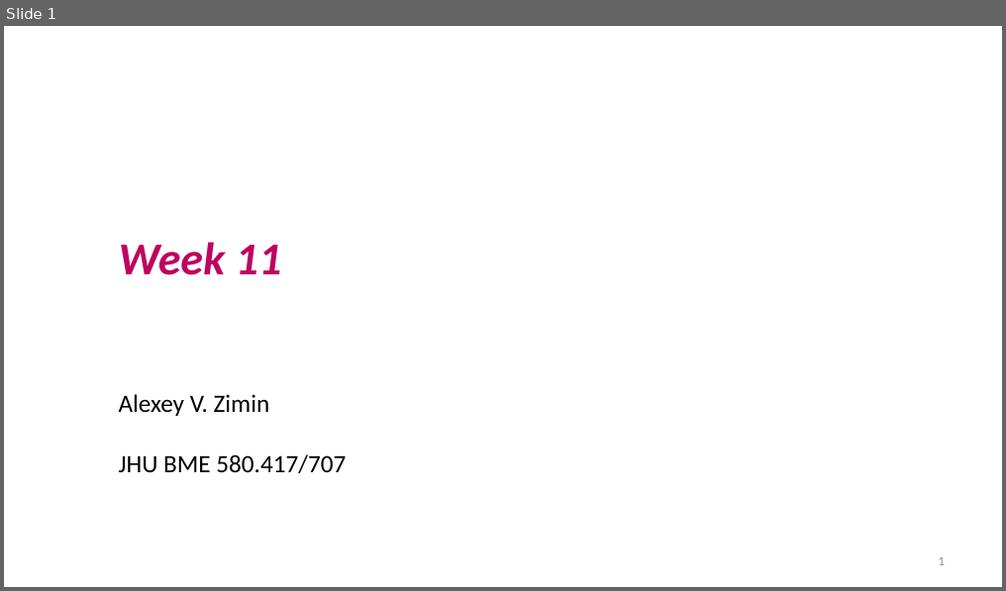
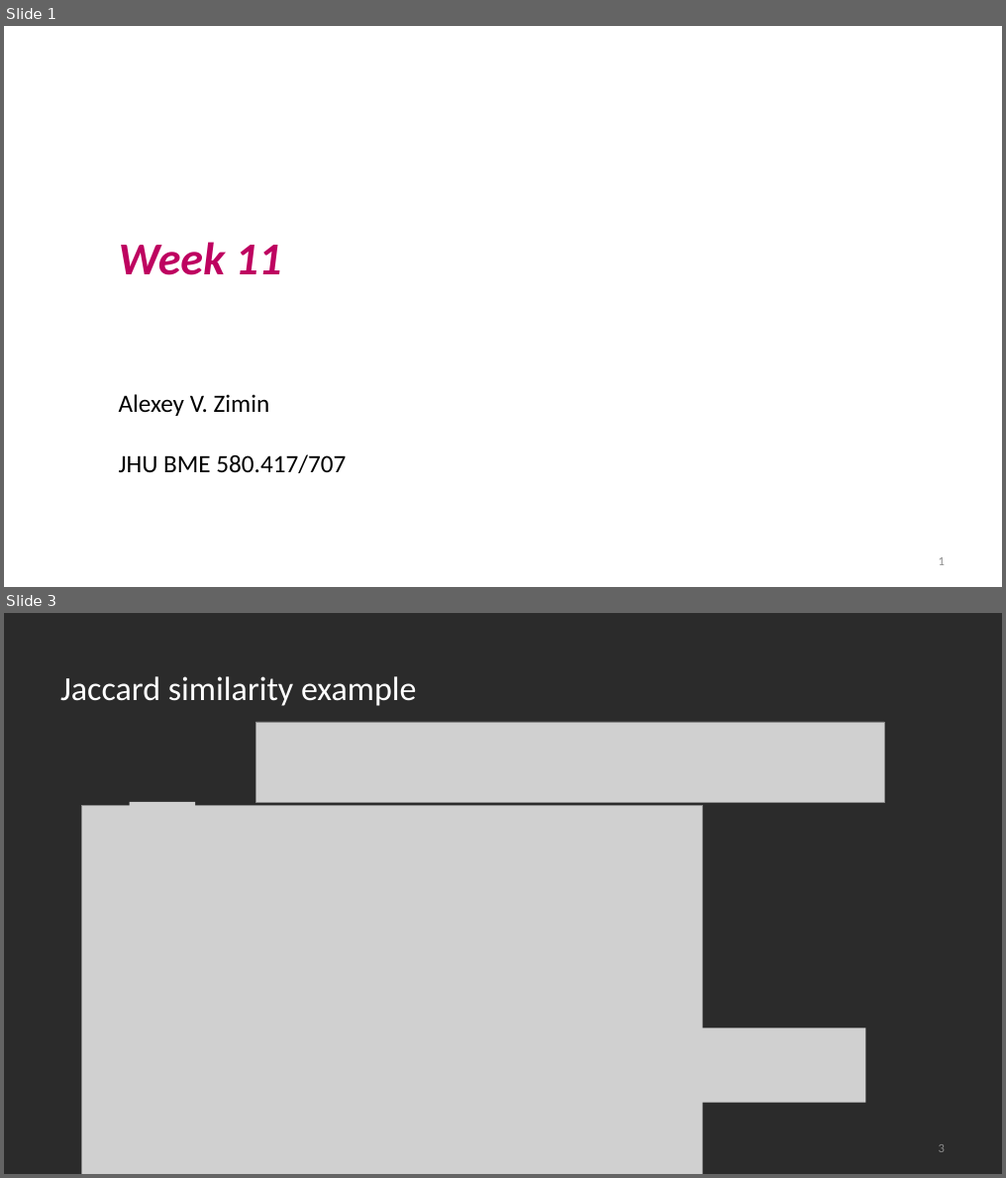
Before and after one commit to alekseyzimin/BME-Algorithms-for-Analysis-of-Genomic-Data, a slide deck: Lectures/Week 11 -- Positional Weights Markov Chain WAM HMM Viterbi.pptx. Shown one above the other, each under a label of ours: slide 1 before the commit, slides 1 and 3 after it; the slides between them are not shown. The pictures are 1006x591 and 1006x1178 pixels, drawn with LibreOffice and Linux fonts; fonts in the diff are those of the drawing; grey boxes stand for pictures; background and template pictures are left out; a plain dark background stands for a picture behind light text. Boxes give left, top, right and bottom in pixels: in the first picture for what was removed or moved away, otherwise in the second. Text is boxed around its words. In the diff, an @@ line names an element or a change of style, - is before the commit and + after.

```diff
--- a/Lectures/Week 11 -- Positional Weights Markov Chain WAM HMM Viterbi.pptx
+++ b/Lectures/Week 11 -- Positional Weights Markov Chain WAM HMM Viterbi.pptx
@@ slide 3 added at bbox=[4, 613, 1002, 1174], background picture (left out) @@
@@ title added at bbox=[60, 676, 417, 706], 32.4 pt, text #FFFFFF @@
+Jaccard similarity example
@@ picture added at bbox=[256, 722, 885, 802] @@
@@ picture added at bbox=[82, 806, 703, 1174] @@
@@ picture added at bbox=[129, 802, 195, 845] @@
@@ picture added at bbox=[210, 854, 330, 935] @@
@@ picture added at bbox=[124, 979, 190, 1022] @@
@@ picture added at bbox=[392, 1029, 866, 1103] @@
@@ page number added at bbox=[939, 1145, 944, 1153], 12 pt, text #8C8C8C @@
+3
```
Also in this commit, not shown: 32 slides changed, 1 other slide added, 1 other file.
